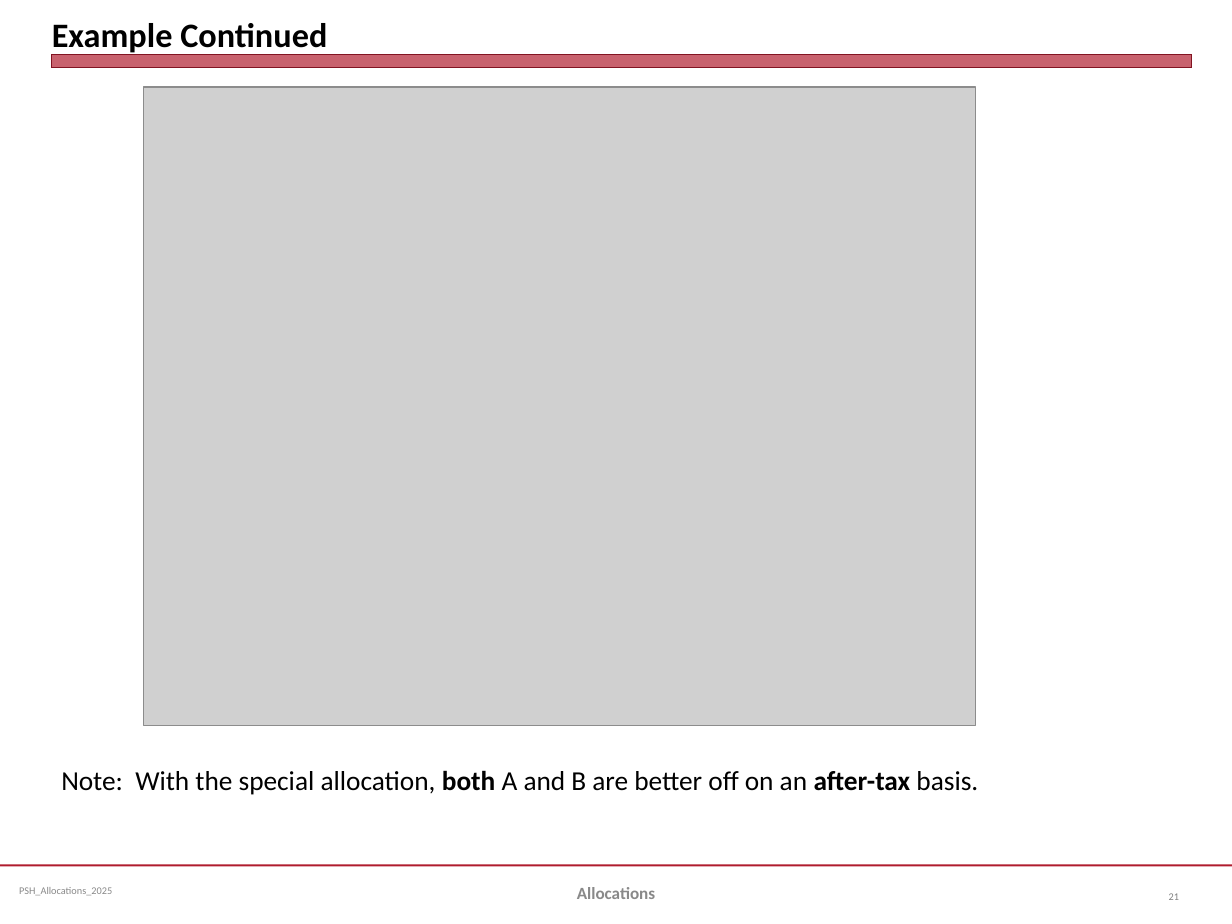
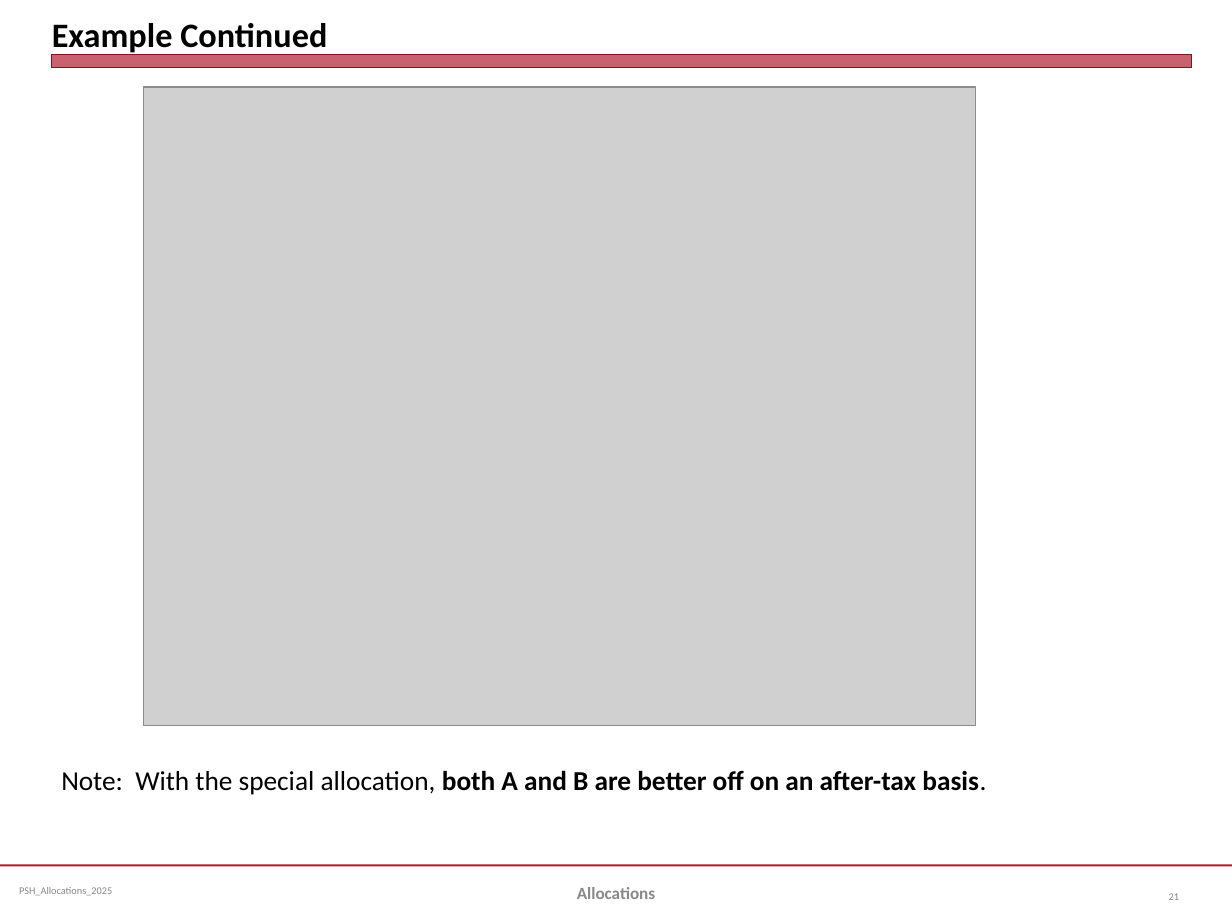
Before and after one commit to jmc877/Partnership-Tax, a slide deck: slide 21 of slides/PSH_Allocations_2025.pptx. Drawn at 1232x924 pixels with LibreOffice and Linux fonts; fonts in the diff are those of the drawing; grey boxes stand for pictures. Boxes give left, top, right and bottom in pixels: in the first picture for what was removed or moved away, otherwise in the second. Text is boxed around its words. In the diff, an @@ line names an element or a change of style, - is before the commit and + after.

```diff
--- a/slides/PSH_Allocations_2025.pptx
+++ b/slides/PSH_Allocations_2025.pptx
@@ text "Note: With the special allocation, ..." at [61,770,986,795]: bold on in "A and B are better off on ..." @@
```
Also in this commit, not shown: 8 other slides changed.
